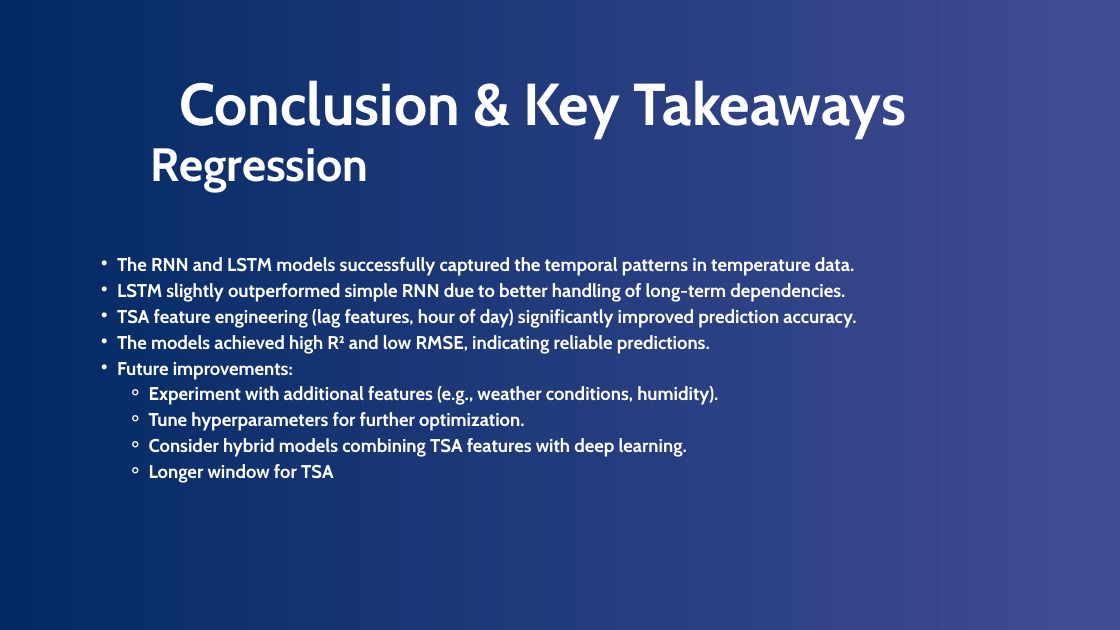
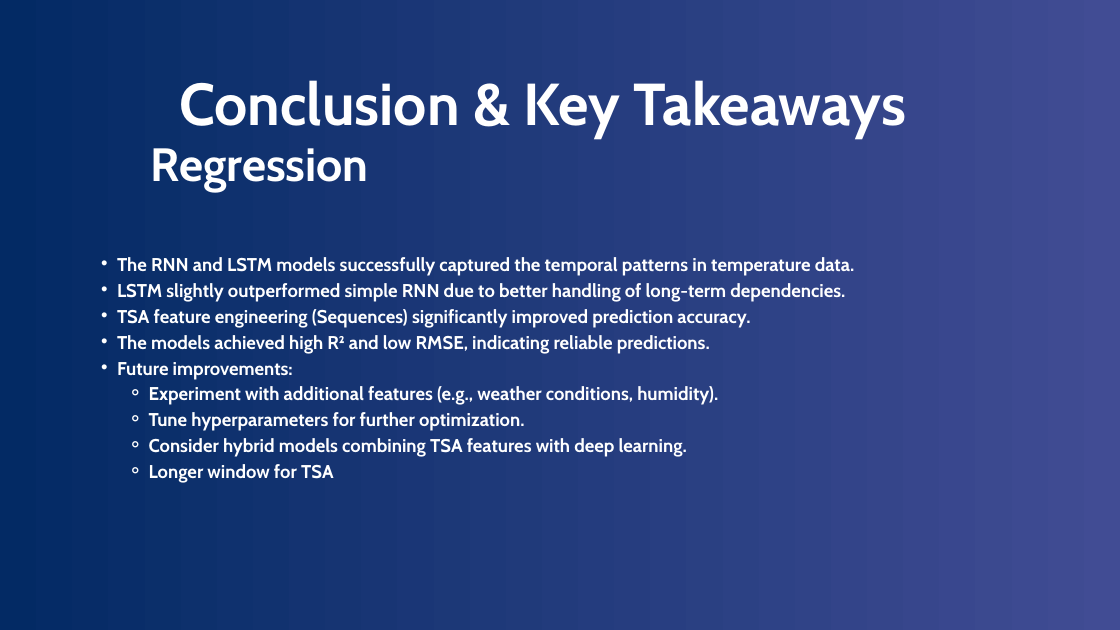
Before and after one commit to Basel-Aldwairi/Temperature_TSA, a slide deck: slide 16 of Report/Temperature Prediction Using Time-Series and Machine Learning Models.pptx. Drawn at 1120x630 pixels with LibreOffice and Linux fonts; fonts in the diff are those of the drawing. Boxes give left, top, right and bottom in pixels: in the first picture for what was removed or moved away, otherwise in the second. Text is boxed around its words. In the diff, an @@ line names an element or a change of style, - is before the commit and + after.

```diff
--- a/Report/Temperature Prediction Using Time-Series and Machine Learning Models.pptx
+++ b/Report/Temperature Prediction Using Time-Series and Machine Learning Models.pptx
@@ text at (117,309,750,328): text changed @@
-  • TSA feature engineering (lag features, hour of day) significantly improved prediction accuracy.
+  • TSA feature engineering (Sequences) significantly improved prediction accuracy.
```
Also in this commit, not shown: 5 other slides changed, 4 other files.
